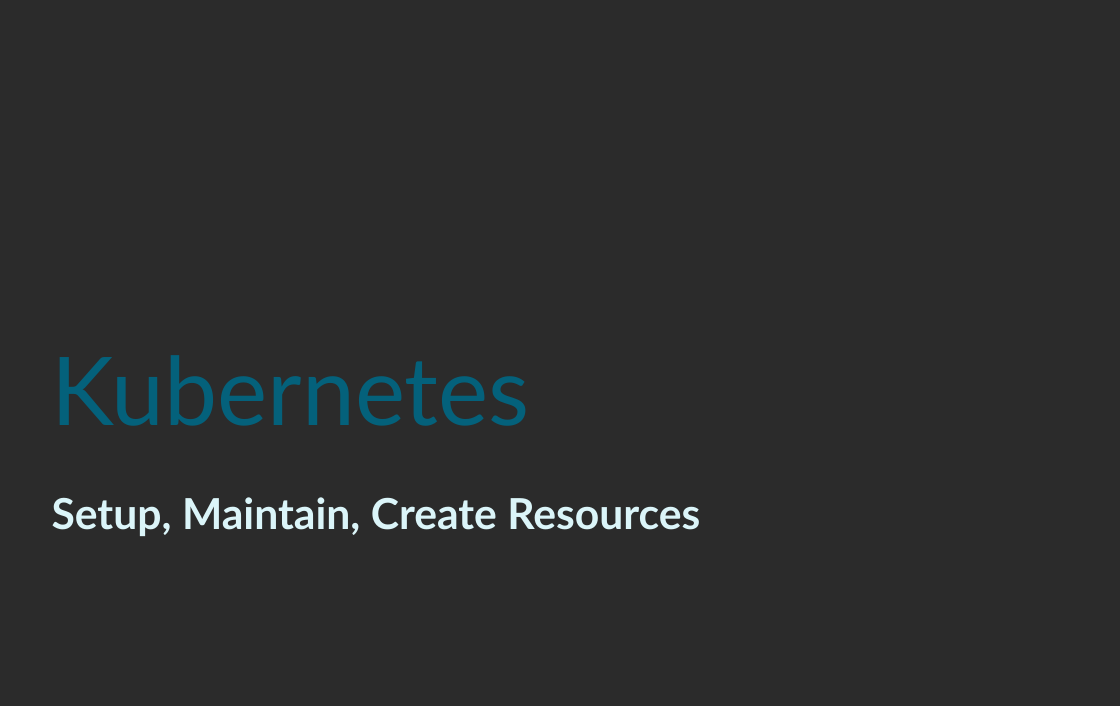
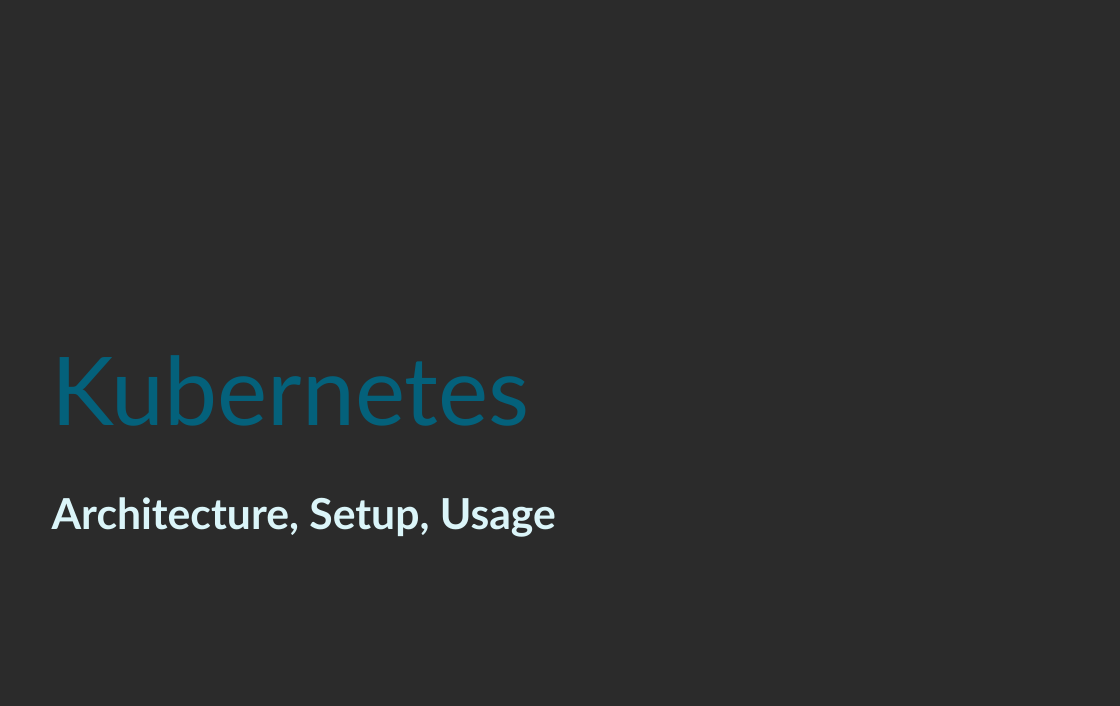
Before and after one commit to floriankammermann/kubernetes-presentation, a slide deck: slide 1 of kuberbernetes_praesentation.odp. Drawn at 1120x706 pixels with LibreOffice and Linux fonts; fonts in the diff are those of the drawing; background and template pictures are left out; a plain dark background stands for a picture behind light text. Boxes give left, top, right and bottom in pixels: in the first picture for what was removed or moved away, otherwise in the second. Text is boxed around its words. In the diff, an @@ line names an element or a change of style, - is before the commit and + after.

```diff
--- a/kuberbernetes_praesentation.odp
+++ b/kuberbernetes_praesentation.odp
@@ subtitle at <box>52,497,556,537</box>: text changed @@
-Setup, Maintain, Create Resources
+Architecture, Setup, Usage
```
Also in this commit, not shown: 3 other slides changed.
